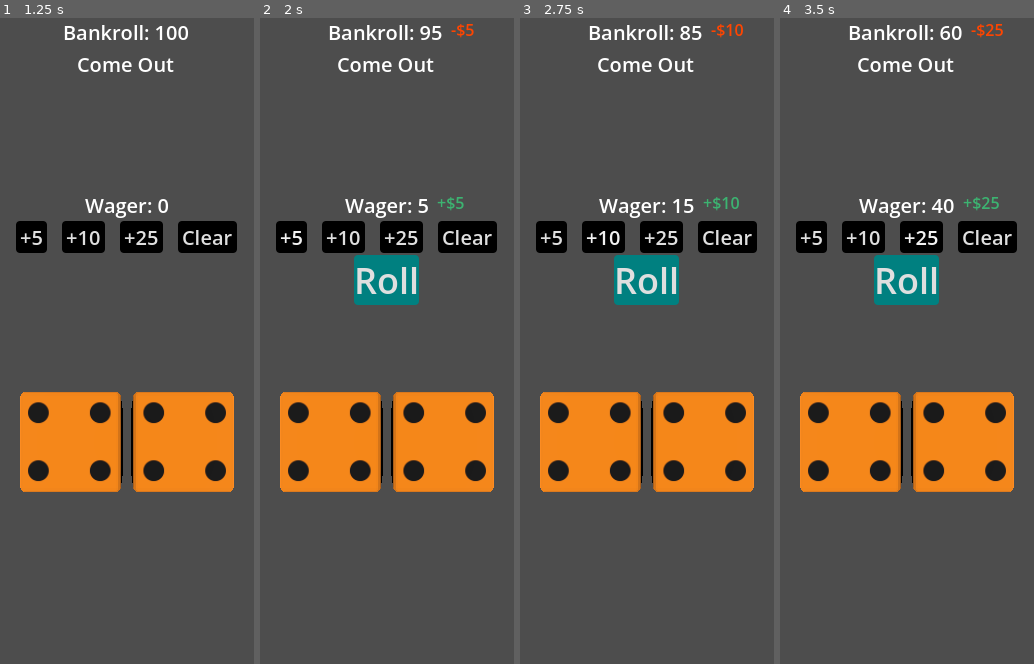
Above: before the commit, frames 1-4 (left to right).
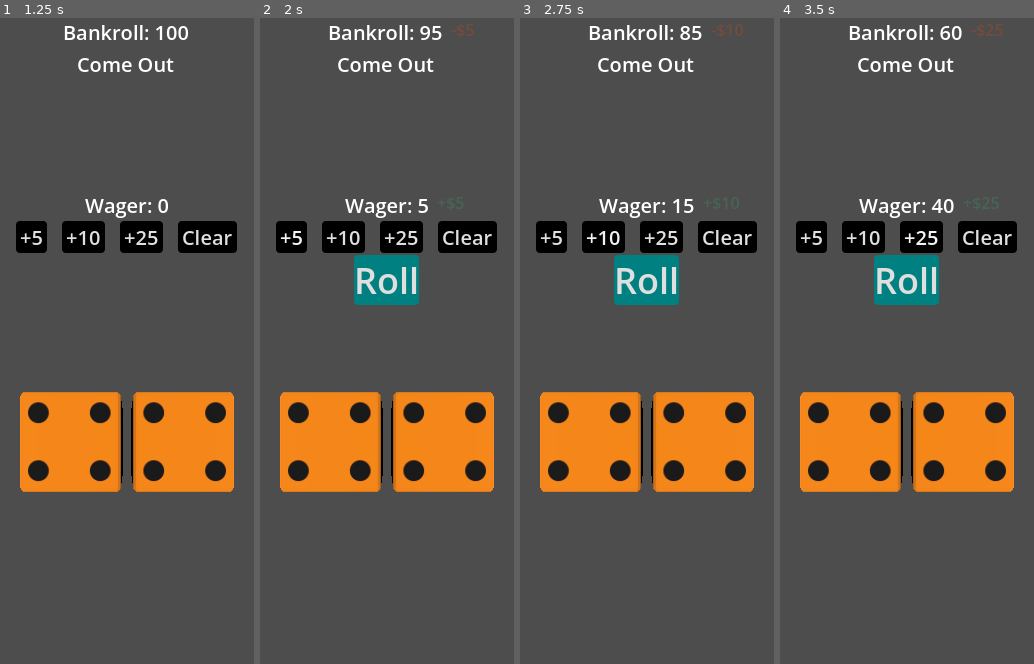
Above: after the commit, the same moments.

Repository: asarenski/godotCraps
Game: Godot game, scene res://src/scenes/main/main.tscn
Two runs of this game, one before a commit and one after it. Both use one fixed random seed, a clock stepped at 60 frames per second and the inputs below.
Inputs:
- Up to frame 1 (1.25 s): click "Start" at 0.5 s
- Up to frame 2 (2 s): click "+5" at 1.25 s
- Up to frame 3 (2.75 s): click "+10" at 2 s
- Up to frame 4 (3.5 s): click "+25" at 2.75 s

Frame 1 is identical in both runs. In frame 2, 0.2% of the frame differs, in the area x 70-85%, y 0-30%; in frame 3, 0.2%; in frame 4, 0.2%, in the area x 72-88%, y 0-30%.

Commit message:
chips flash amount instantly instead of counting; shorten timing

Diff:
--- a/src/config/timing.gd
+++ b/src/config/timing.gd
@@ -1,6 +1,5 @@
 class_name TimingConfig
 extends Resource
 
-@export var delta_count_duration: float = 0.3
-@export var delta_hold_duration: float = 0.4
+@export var delta_hold_duration: float = 0.45
 @export var delta_fade_duration: float = 0.3
--- a/src/config/timing.tres
+++ b/src/config/timing.tres
@@ -4,6 +4,5 @@
 
 [resource]
 script = ExtResource("1_timing")
-delta_count_duration = 0.3
-delta_hold_duration = 0.4
+delta_hold_duration = 0.45
 delta_fade_duration = 0.3
--- a/src/scenes/main/hud.gd
+++ b/src/scenes/main/hud.gd
@@ -93,14 +93,10 @@
 	var sign := "+" if chip.gain else "-"
 	var color := Color.MEDIUM_SEA_GREEN if chip.gain else Color.ORANGE_RED
 	label.add_theme_color_override("font_color", color)
+	label.text = "%s$%d" % [sign, chip.amount]
 	label.modulate.a = 1.0
 	var tween := create_tween()
 	_delta_tweens[label] = tween
-	var amount := float(chip.amount)
-	tween.tween_method(
-		func(v: float): label.text = "%s$%d" % [sign, int(v)],
-		0.0, amount, TIMING.delta_count_duration
-	)
 	tween.tween_interval(TIMING.delta_hold_duration)
 	tween.tween_property(label, "modulate:a", 0.0, TIMING.delta_fade_duration)
 
